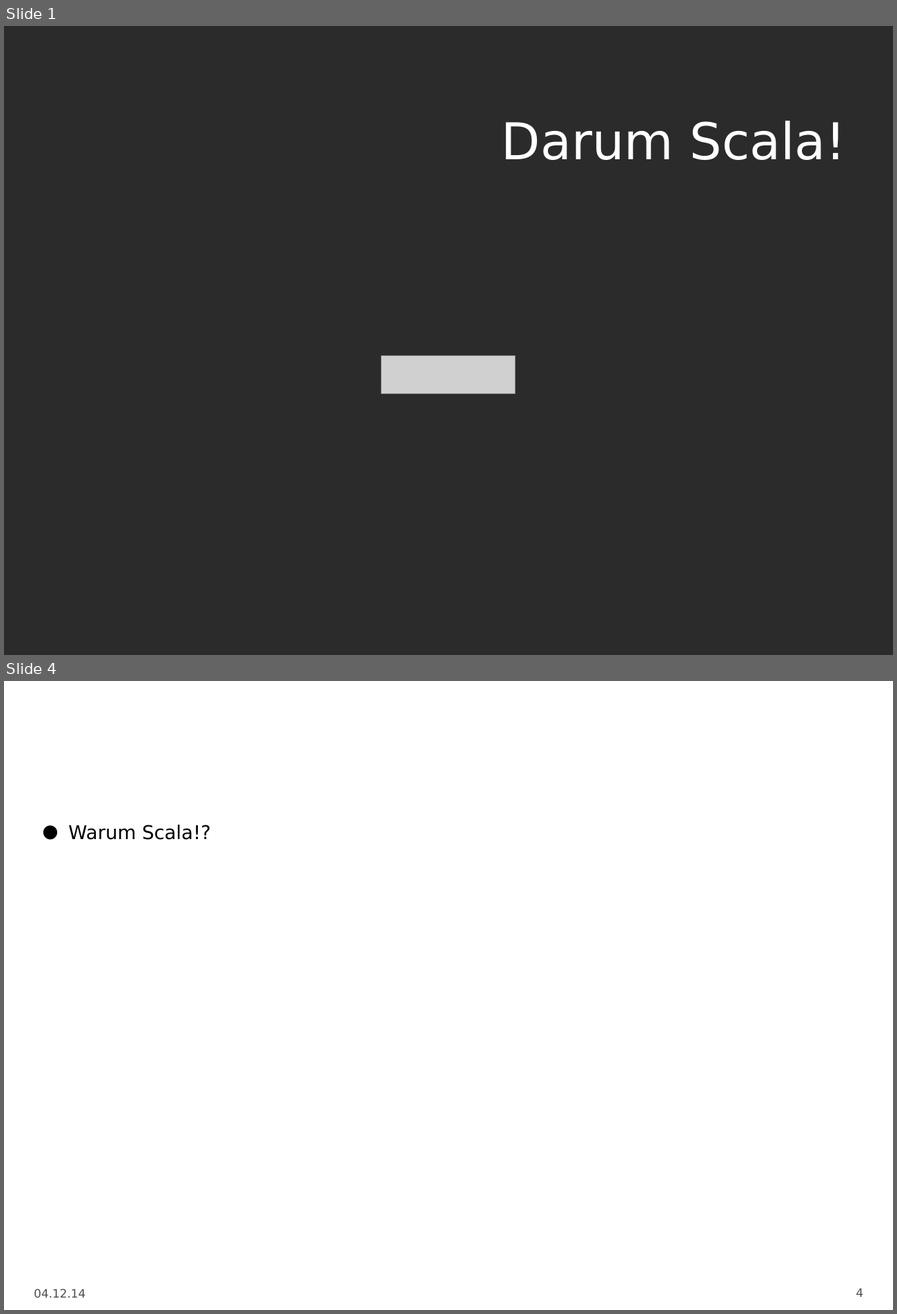
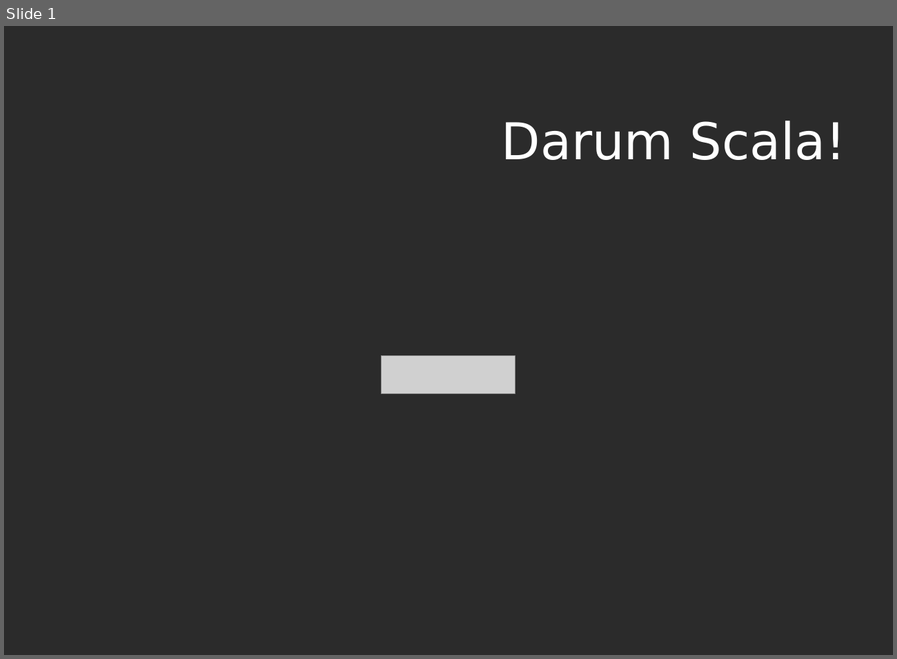
Before and after one commit to DarkToast/scala-techtalk, a slide deck: Scala.odp. Shown one above the other, each under a label of ours: slides 1 and 4 before the commit, slide 1 after it; the slides between them are not shown. The pictures are 897x1314 and 897x659 pixels, drawn with LibreOffice and Linux fonts; fonts in the diff are those of the drawing; grey boxes stand for pictures; background and template pictures are left out; a plain dark background stands for a picture behind light text. Boxes give left, top, right and bottom in pixels: in the first picture for what was removed or moved away, otherwise in the second. Text is boxed around its words. In the diff, an @@ line names an element or a change of style, - is before the commit and + after.

```diff
--- a/Scala.odp
+++ b/Scala.odp
@@ slide 4 removed at (x1=4, y1=681, x2=893, y2=1310), background picture (left out) @@
@@ title removed at (x1=34, y1=681, x2=833, y2=771) @@
-Motivation
@@ text removed at (x1=68, y1=825, x2=211, y2=840) @@
-• Warum Scala!?
@@ text removed at (x1=34, y1=1288, x2=85, y2=1297) @@
-04.12.14
@@ page number removed at (x1=855, y1=1288, x2=863, y2=1296) @@
-4
```
Also in this commit, not shown: 6 slides changed, 5 slides added.
